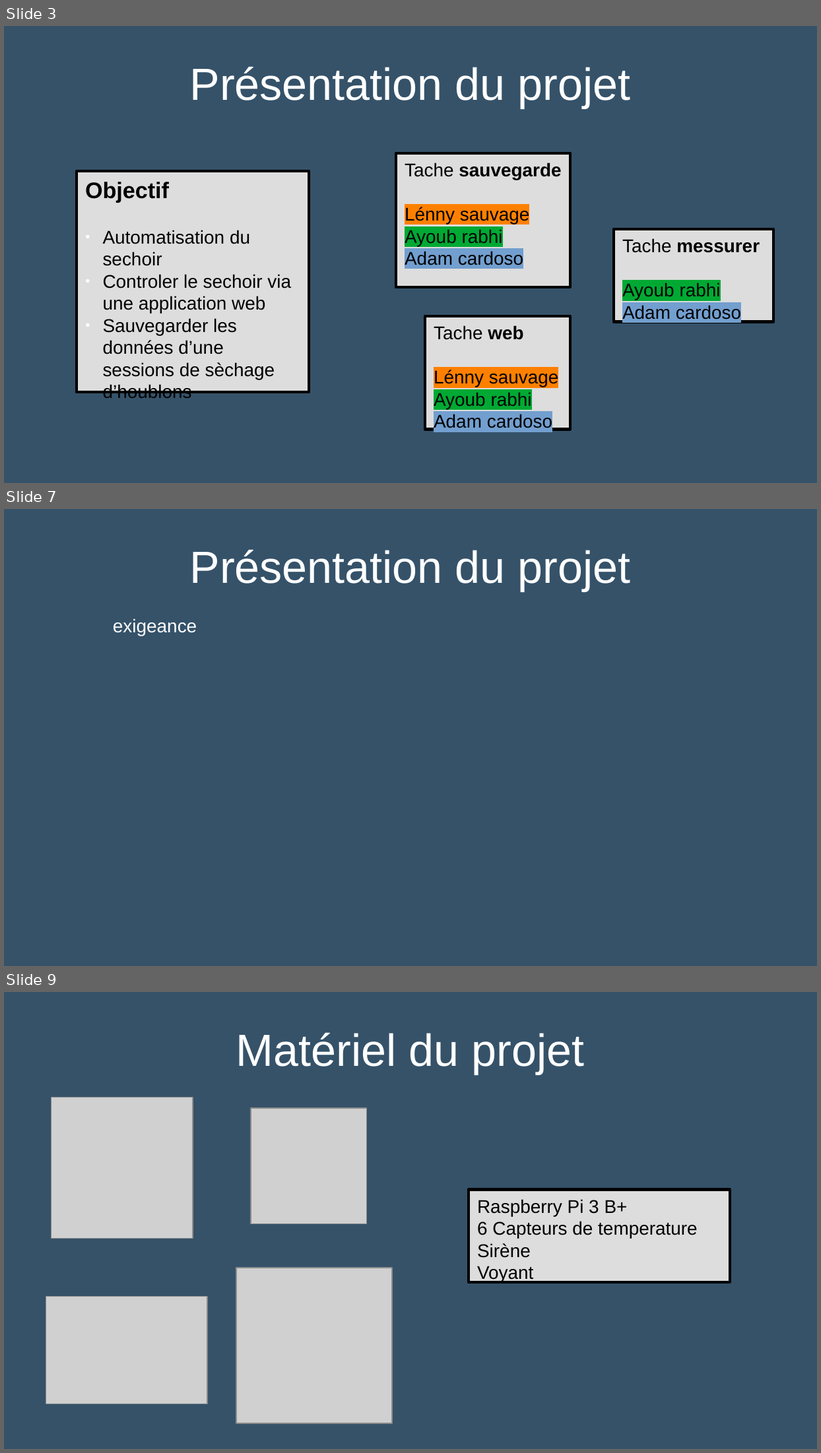
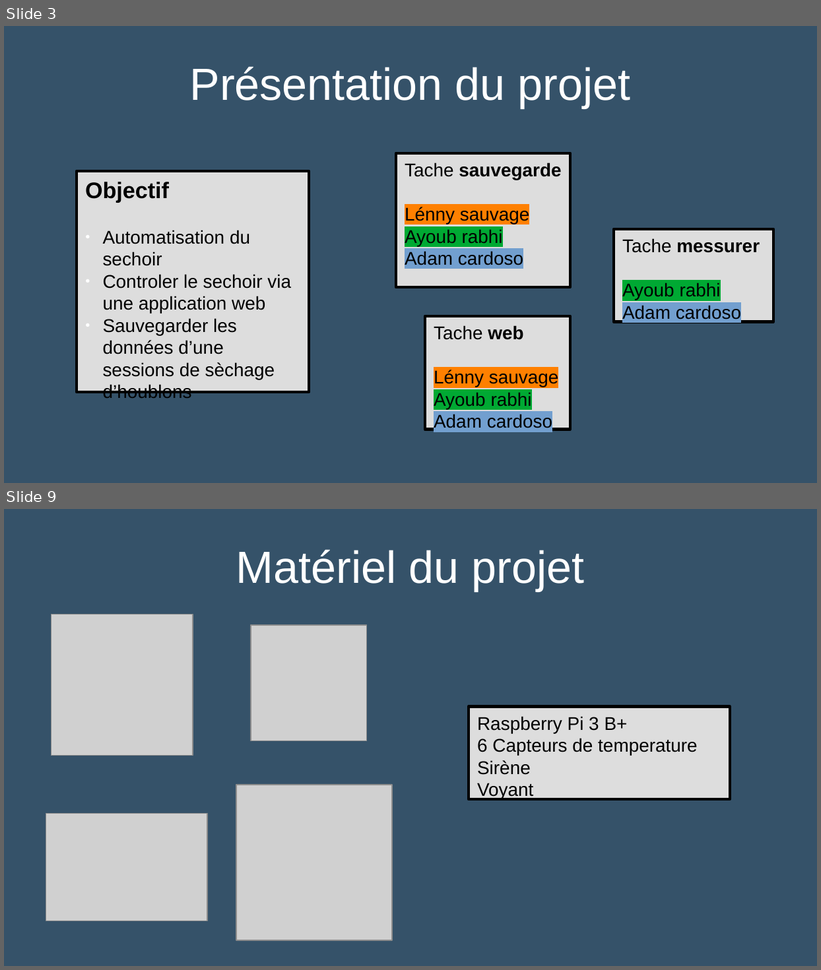
Before and after one commit to Sauvage89/sechoir-houblon, a slide deck: doc/diaporama/revue1.odp. Shown one above the other, each under a label of ours: slides 3, 7 and 9 before the commit, slides 3 and 9 after it; the slides between them are not shown. The pictures are 821x1453 and 821x970 pixels, drawn with LibreOffice and Linux fonts; fonts in the diff are those of the drawing; grey boxes stand for pictures. Boxes give left, top, right and bottom in pixels: in the first picture for what was removed or moved away, otherwise in the second. Text is boxed around its words. In the diff, an @@ line names an element or a change of style, - is before the commit and + after.

```diff
--- a/doc/diaporama/revue1.odp
+++ b/doc/diaporama/revue1.odp
@@ slide 7 removed at (4, 509, 817, 966), background #355269 @@
@@ title removed at (190, 549, 630, 591) @@
-Présentation du projet
@@ text removed at (113, 619, 197, 636) @@
-exigeance
```
Also in this commit, not shown: 4 slides changed, 2 slides added, 1 other slide removed, 3 other files.
